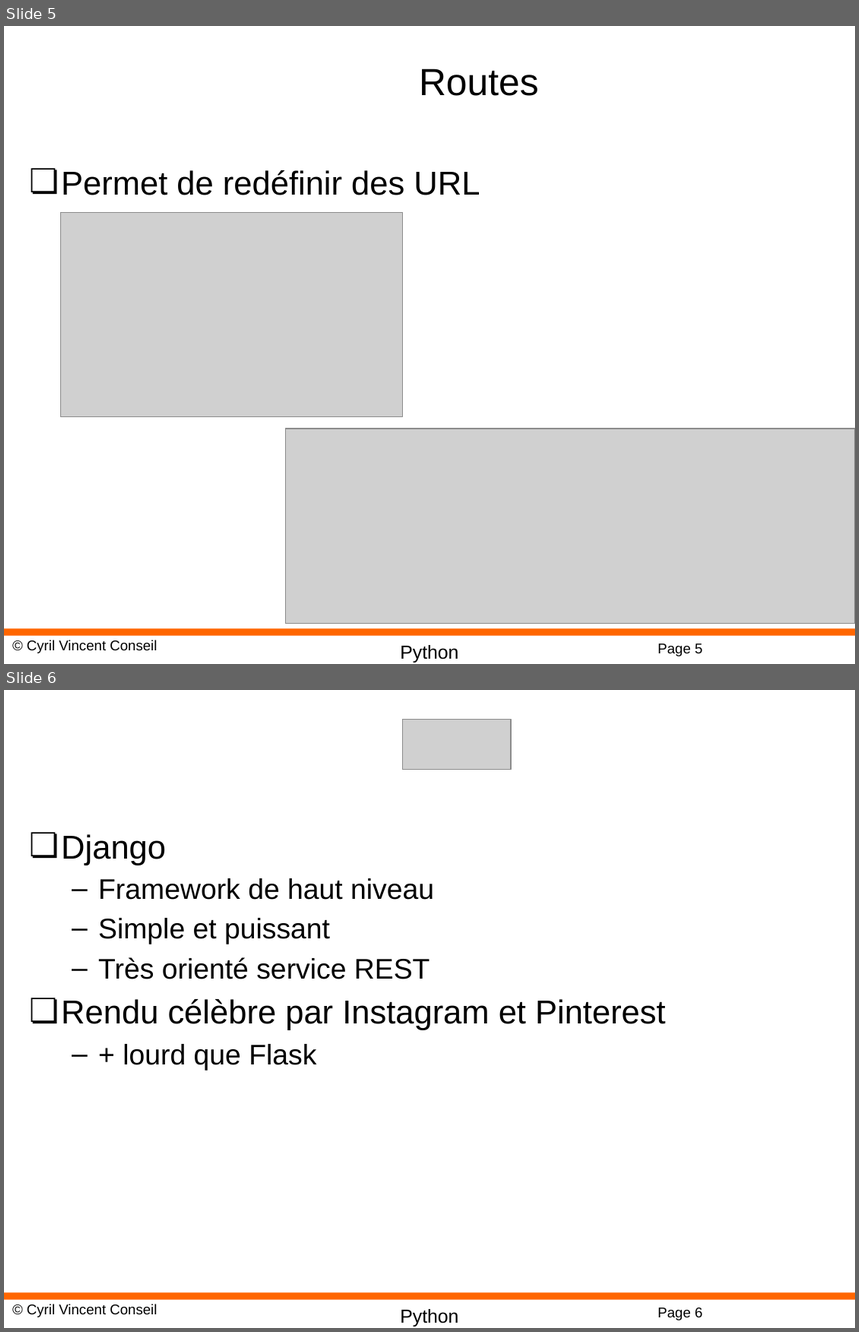
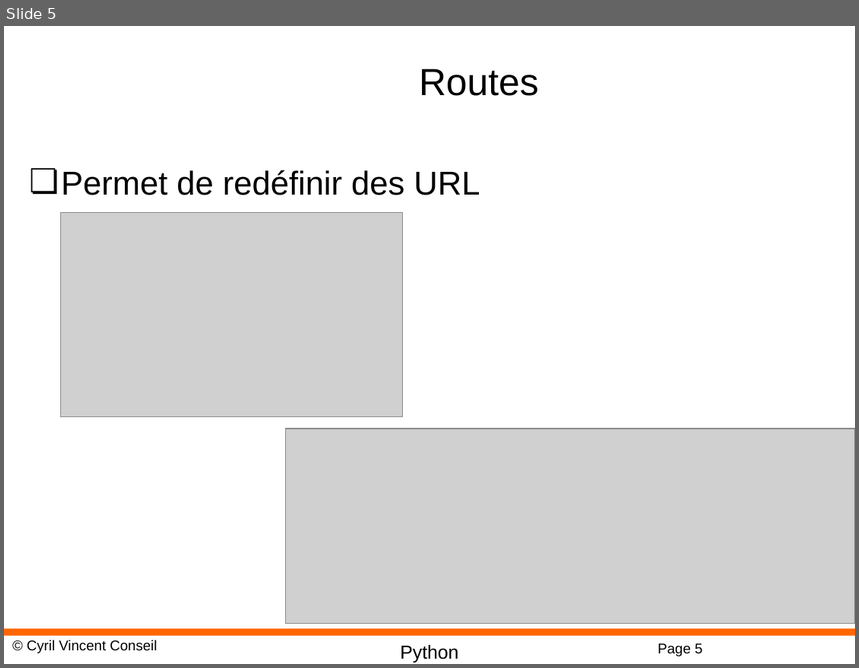
Before and after one commit to cyrilvincent/python, a slide deck: ppt/Python18-Web.pptx. Shown one above the other, each under a label of ours: slides 5 and 6 before the commit, slide 5 after it. The pictures are 859x1332 and 859x668 pixels, drawn with LibreOffice and Linux fonts; fonts in the diff are those of the drawing; grey boxes stand for pictures; background and template pictures are left out. Boxes give left, top, right and bottom in pixels: in the first picture for what was removed or moved away, otherwise in the second. Text is boxed around its words. In the diff, an @@ line names an element or a change of style, - is before the commit and + after.

```diff
--- a/ppt/Python18-Web.pptx
+++ b/ppt/Python18-Web.pptx
@@ slide 6 removed at bbox=[4, 690, 855, 1328], background #FFFFFF; not listed: 4 template elements that a slide beside it also shows @@
@@ picture removed at bbox=[403, 720, 512, 769] @@
@@ text removed at bbox=[61, 834, 666, 1071] @@
-❏ Django
-  – Framework de haut niveau
-  – Simple et puissant
-  – Très orienté service REST
-❏ Rendu célèbre par Instagram et Pinterest
-  – + lourd que Flask
```
Also in this commit, not shown: 1 other file.
